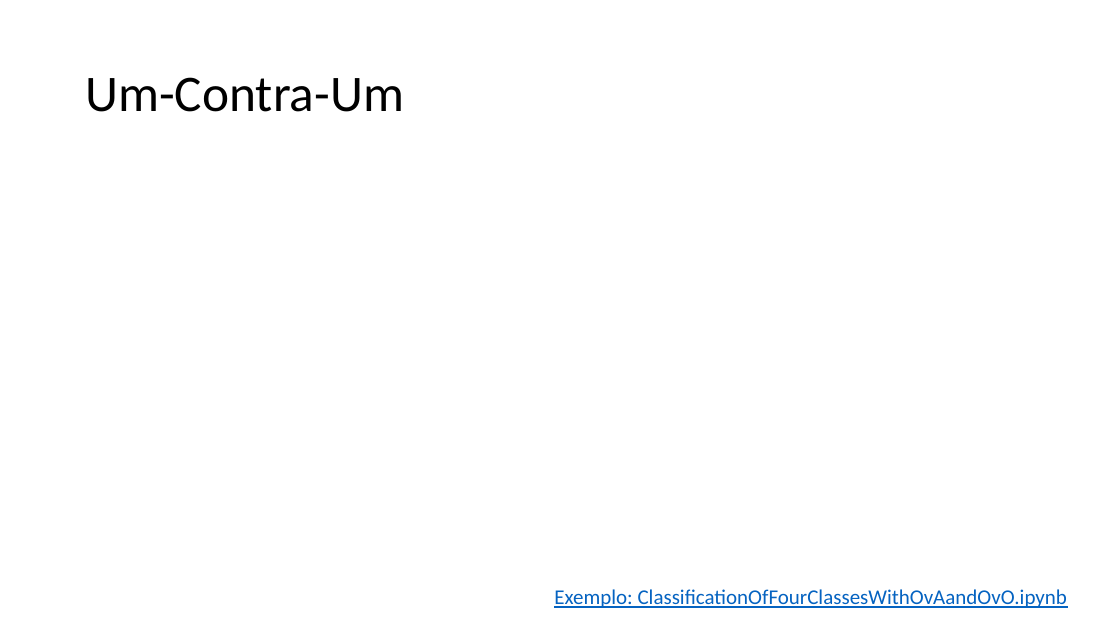
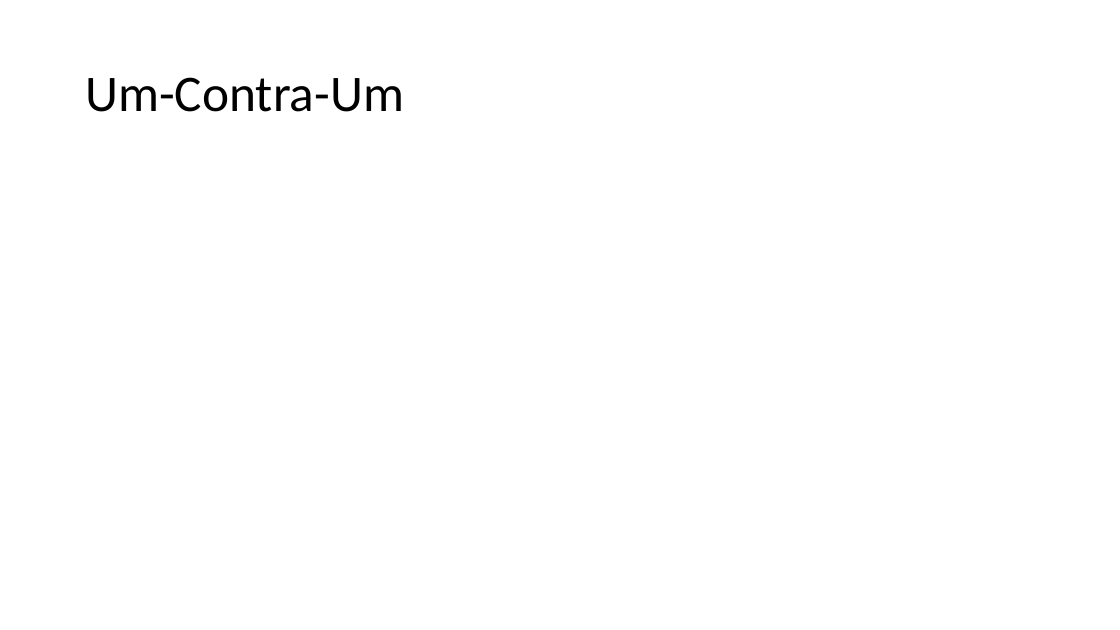
Before and after one commit to zz4fap/t320_aprendizado_de_maquina, a slide deck: slide 6 of slides/T320_Classificação (Parte IV).pptx. Drawn at 1120x630 pixels with LibreOffice and Linux fonts; fonts in the diff are those of the drawing; grey boxes stand for pictures. Boxes give left, top, right and bottom in pixels: in the first picture for what was removed or moved away, otherwise in the second. Text is boxed around its words. In the diff, an @@ line names an element or a change of style, - is before the commit and + after.

```diff
--- a/slides/T320_Classificação (Parte IV).pptx
+++ b/slides/T320_Classificação (Parte IV).pptx
@@ text removed at bbox=[554, 589, 1067, 608] @@
-Exemplo: ClassificationOfFourClassesWithOvAandOvO.ipynb
```
Also in this commit, not shown: 4 other slides changed, 3 other files.
